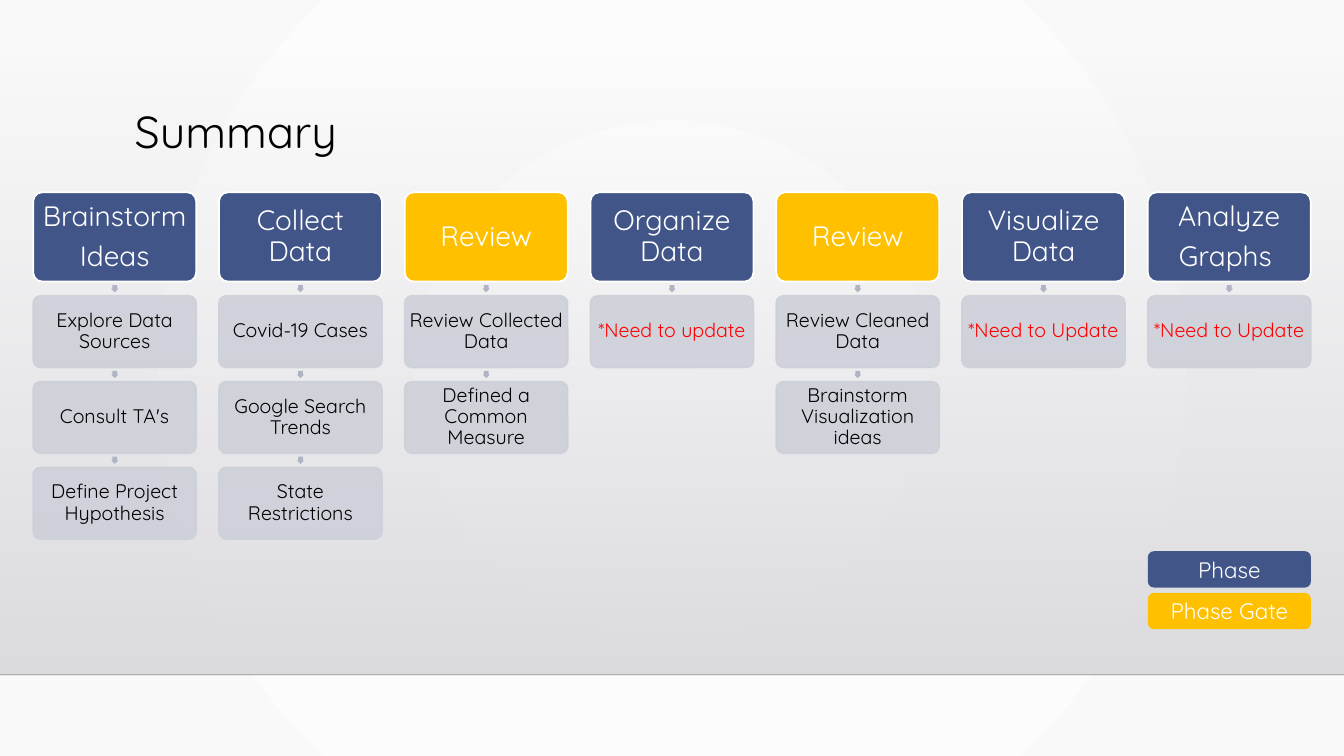
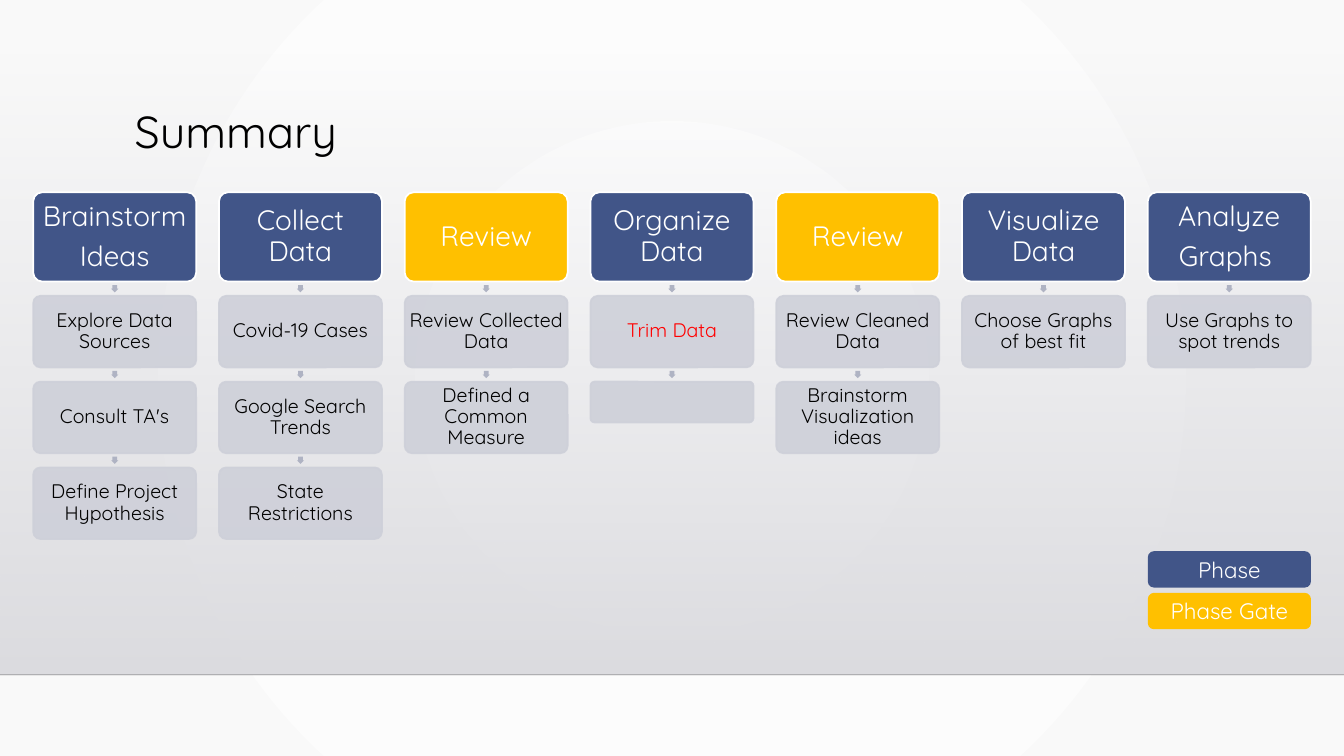
Before and after one commit to sarahDH615/google_trends_covid_project, a slide deck: slide 3 of final/final_presentation.pptx. Drawn at 1344x756 pixels with LibreOffice and Linux fonts; fonts in the diff are those of the drawing; background and template pictures are left out. Boxes give left, top, right and bottom in pixels: in the first picture for what was removed or moved away, otherwise in the second. Text is boxed around its words. In the diff, an @@ line names an element or a change of style, - is before the commit and + after.

```diff
--- a/final/final_presentation.pptx
+++ b/final/final_presentation.pptx
@@ text at (627,323,717,337): text changed @@
-*Need to update
+Trim Data
@@ text at (974,312,1112,348): text changed; text colour #FF0000 to #000000 @@
-*Need to Update
+Choose Graphs of best fit
@@ text at (1165,312,1293,352): text changed; text colour #FF0000 to #000000 @@
-*Need to Update
+Use Graphs to spot trends
@@ rounded rectangle added at (591,382,754,422), fill #CFD1DA at 90% opacity, outline #CFD1DA 1.25 pt @@
@@ right arrow added at (668,371,676,378), fill #B0B4C3 @@
```
Also in this commit, not shown: 2 other files.
